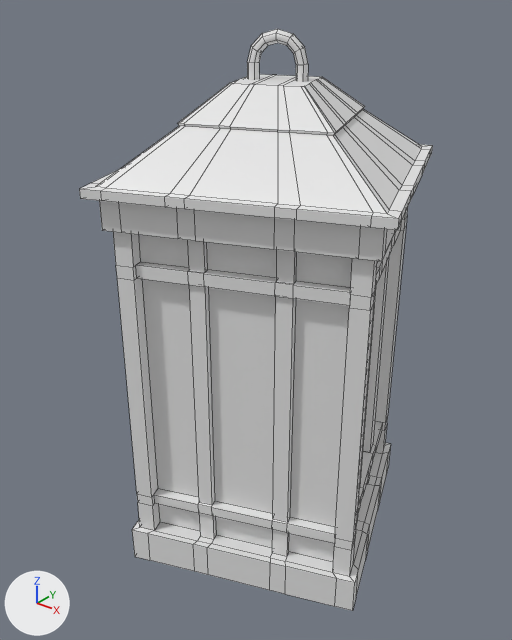
Before and after pictures for a commit that changed the FBX model Assets/Assets/Environment/lantern1.fbx.
Both versions are drawn from a 50 mm lens placed at (0.448, -0.594, 0.046), pointed at (-0.012, -0.019, -0.31). The axes (+X, +Y, +Z) are drawn at lower left. The lights are the same throughout. The first picture is the older version. Mesh edges are drawn as thin lines.
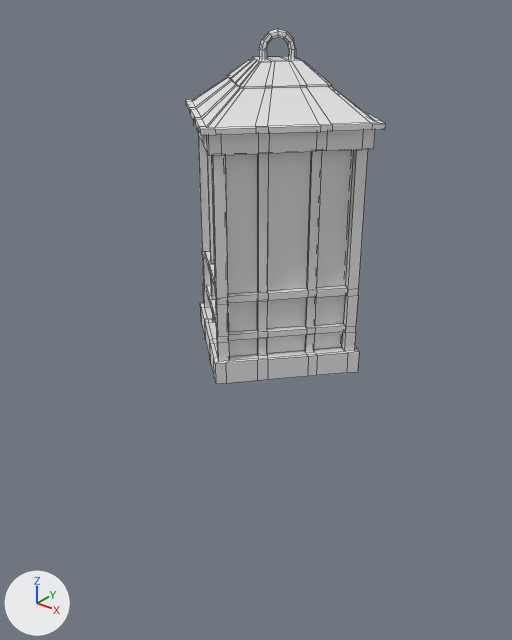
Where the change shows, as pixel boxes [x1, y1, x2, y2] in the pictures (512 x 640 px; the box of a moved part takes in the faces that stretch with it):
'Cube.048', reshaped, turned, rescaled: before [79, 29, 433, 611]; after [186, 29, 386, 384]
part 1 of me_cube_002, moved or reshaped: before [113, 208, 408, 542]; after [198, 134, 368, 337]

The edits, one by one:
me_cube_002 has 810 vertices, 796 faces and spans x -0.48..0.48, y -0.48..0.48, z -1.94..0.0.
me_cube_002 is used by ob_cube_048; location (0.0, 0.0, 0.0); rotation (0.0, 0.0, 1.934), in degrees (0, 0, 111); scale (0.306, 0.306, 0.306).
me_cube_002 part 1: all 152 vertices in x -0.42..0.42, y -0.42..0.42, z -0.74..-0.7 are moved by (0.0, 0.0, -0.69).
Object 'Cube.048' (ob_cube_048) turns from (0, 0, 111) to (0, 0, -42) degrees about x, y and z.
Object 'Cube.048' (ob_cube_048) is rescaled from (0.306, 0.306, 0.306) to (0.178, 0.178, 0.178).
